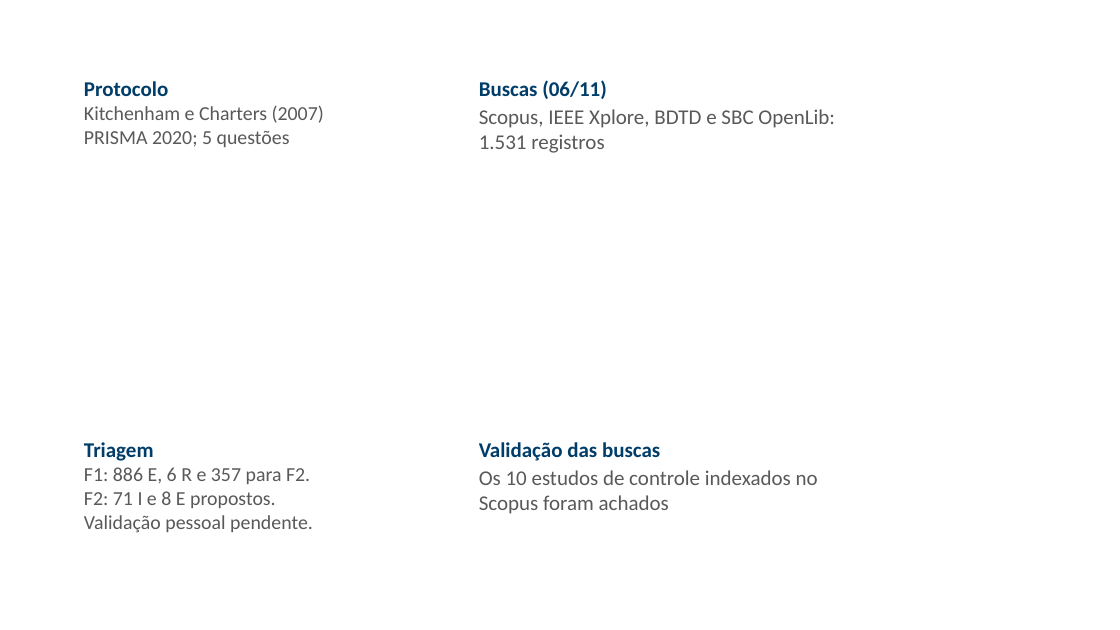
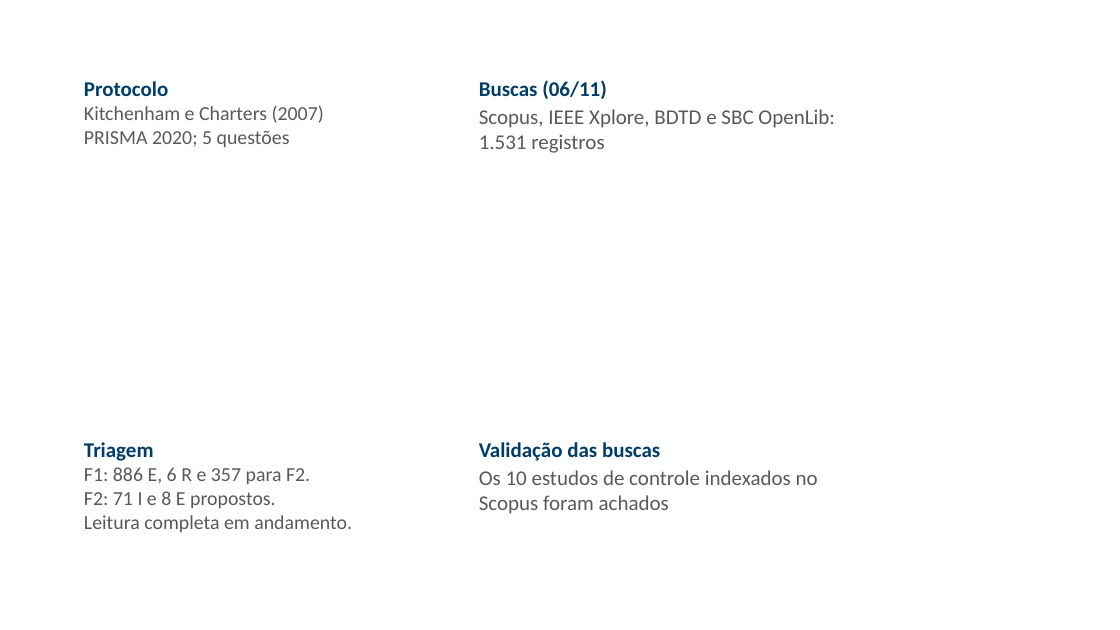
Before and after one commit to ClaudioAMF1/TCC, a slide deck: slide 12 of tcc/apresentacao/simulacao-defesa-rascunho.pptx. Drawn at 1120x630 pixels with LibreOffice and Linux fonts; fonts in the diff are those of the drawing; background and template pictures are left out. Boxes give left, top, right and bottom in pixels: in the first picture for what was removed or moved away, otherwise in the second. Text is boxed around its words. In the diff, an @@ line names an element or a change of style, - is before the commit and + after.

```diff
--- a/tcc/apresentacao/simulacao-defesa-rascunho.pptx
+++ b/tcc/apresentacao/simulacao-defesa-rascunho.pptx
@@ text at <box>84,467,352,532</box>: text changed @@
-F1: 886 E, 6 R e 357 para F2.
-F2: 71 I e 8 E propostos.
-Validação pessoal pendente.
+F1: 886 E, 6 R e 357 para F2.
+F2: 71 I e 8 E propostos.
+Leitura completa em andamento.
```
Also in this commit, not shown: 3 other slides changed, 20 other files.
